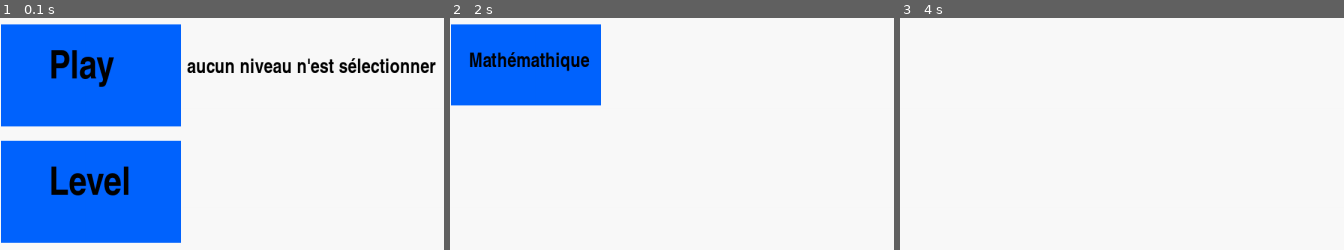
Above: before the commit, frames 1-3 (left to right).
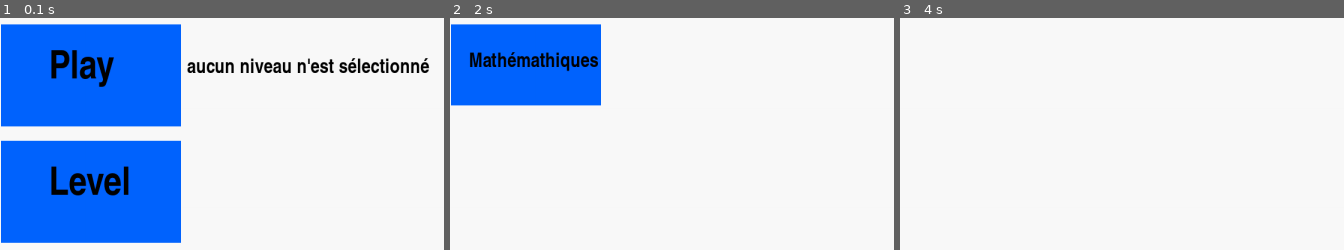
Above: after the commit, the same moments.

Repository: esgaroths/projet_nsi
Game: pygame game, started from trophe_nsi_test.py
Two runs of this game, one before a commit and one after it. Both use one fixed random seed, a clock stepped at 60 frames per second and the inputs below.
Inputs (mouse positions are % of the whole screen's width and height, from its top left):
- Up to frame 1 (0.1 s): no input
- Up to frame 2 (2 s): click "Level" at 0.38 s; press the mouse at (59, 76) at 0.7 s; move the mouse to (38, 45) at 0.8 s; release the mouse at (16, 13) at 0.93 s; click "Retour" at 1.05 s; click "Retour" at 1.38 s; click "Level" at 1.72 s
- Up to frame 3 (4 s): click (88, 12) at 2.55 s; click (17, 27) at 2.88 s; click (9, 10) at 3.72 s, where only the run after the commit has a clickable "Mathémathiques"
The pictures show only the part of the screen within x 1-51%, y 0-50%; the shares and areas given below are measured in that part.

The runs differ from the first frame. In frame 1, less than 0.1% of the frame differs, in the area x 95-99%, y 17-24%; in frame 2, less than 0.1%, in the area x 31-34%, y 16-22%; in frame 3, nothing differs.

Commit message:
Update trophe_nsi_test.py

Diff:
--- a/trophe_nsi_test.py
+++ b/trophe_nsi_test.py
@@ -13,7 +13,7 @@
 
 level = ['rien']
 
-texte_niveau = "aucun niveau n'est sélectionner"
+texte_niveau = "aucun niveau n'est sélectionné"
 
 #création fenetre
 pygame.display.set_caption("Test_Jeux")
@@ -90,7 +90,7 @@
 text_back = impact.render('Retour', True, (0,0,0))
 
 button_math = pygame.draw.rect(fenetre, (0, 100, 255), (20, 24, 250, 135))
-text_math = little_impact.render('Mathémathique', True, (0,0,0))
+text_math = little_impact.render('Mathémathiques', True, (0,0,0))
 
 
 def afficher_level():
